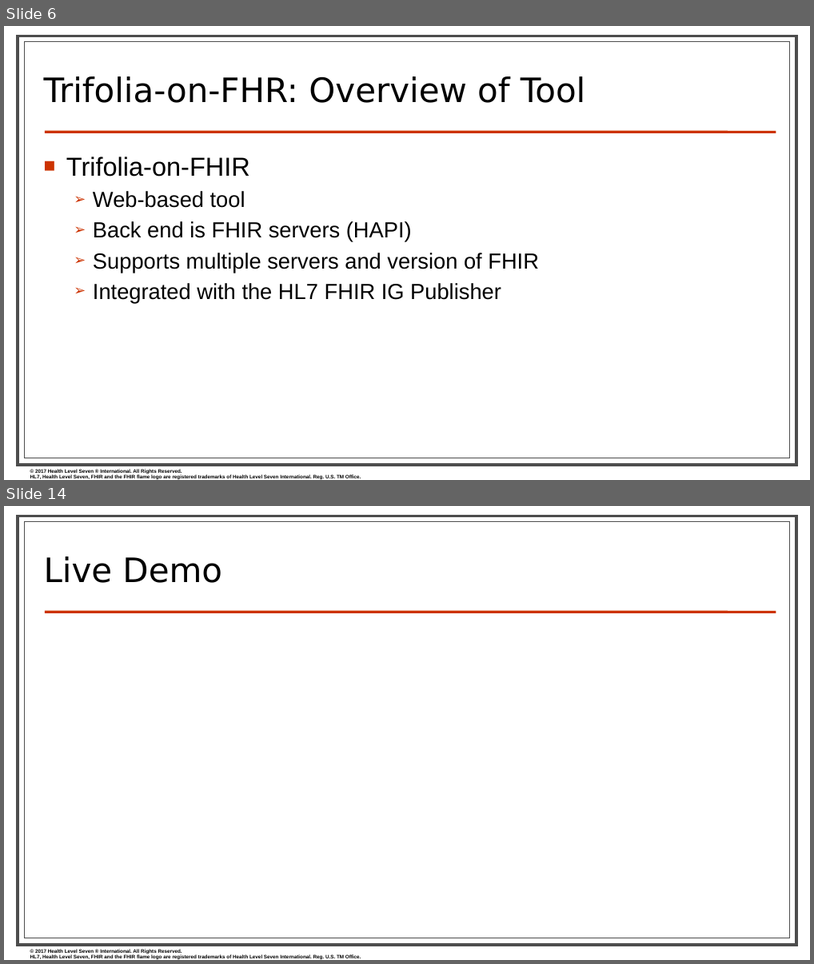
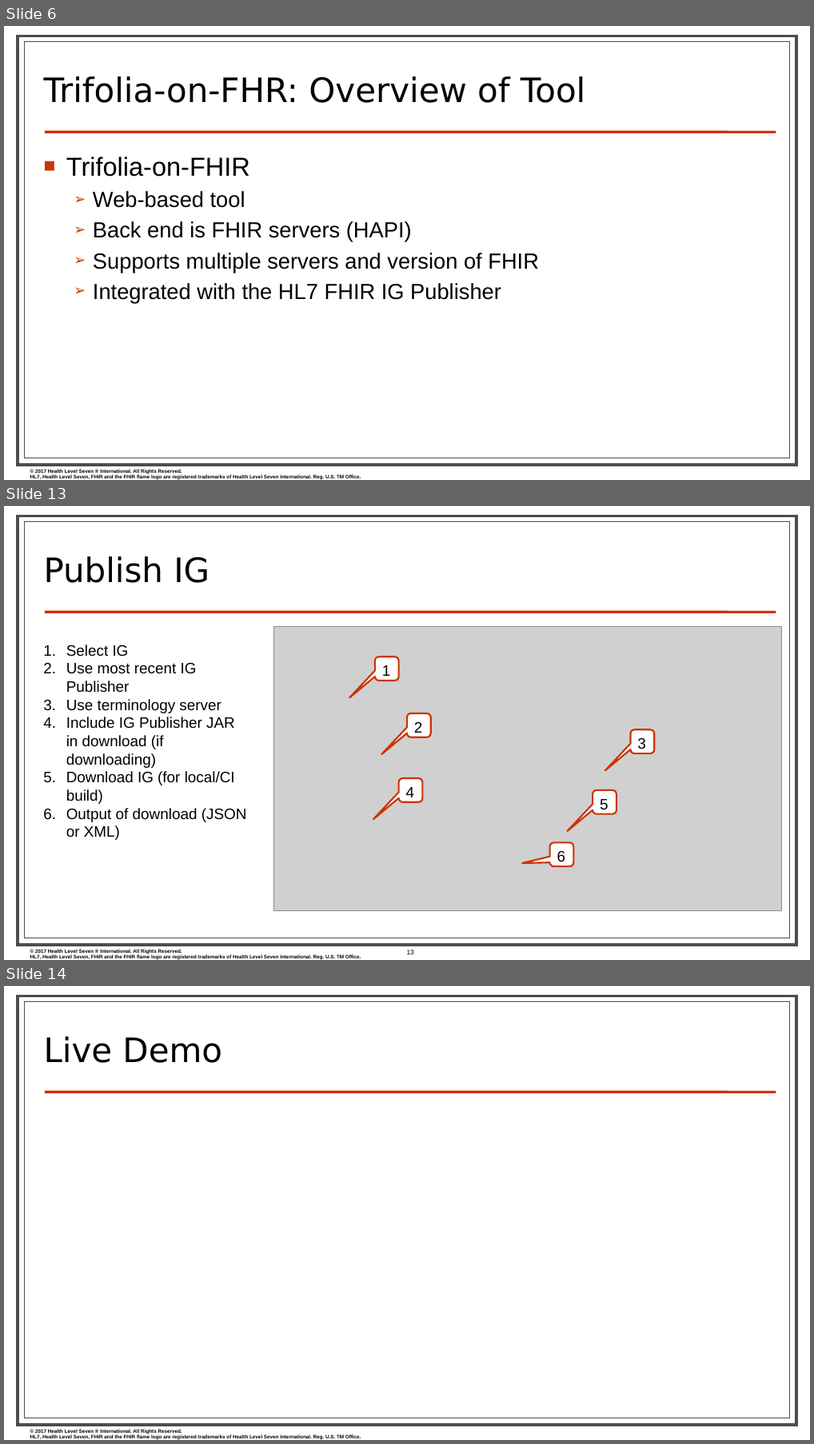
Before and after one commit to FHIR/documents, a slide deck: presentations/2019-09 IG Training/Using Trifolia-on-FHIR to Profile and Create FHIR IGs - Sarah.pptx. Shown one above the other, each under a label of ours: slides 6 and 14 before the commit, slides 6, 13 and 14 after it; the slides between them are not shown. The pictures are 814x964 and 814x1444 pixels, drawn with LibreOffice and Linux fonts; fonts in the diff are those of the drawing; grey boxes stand for pictures; background and template pictures are left out. Boxes give left, top, right and bottom in pixels: in the first picture for what was removed or moved away, otherwise in the second. Text is boxed around its words. In the diff, an @@ line names an element or a change of style, - is before the commit and + after.

```diff
--- a/presentations/2019-09 IG Training/Using Trifolia-on-FHIR to Profile and Create FHIR IGs - Sarah.pptx
+++ b/presentations/2019-09 IG Training/Using Trifolia-on-FHIR to Profile and Create FHIR IGs - Sarah.pptx
@@ slide 13 added at box(4, 506, 810, 960), background #FFFFFF; not listed: 4 template elements that a slide beside it also shows @@
@@ title added at box(44, 556, 210, 583), 40 pt, text #000000 @@
+Publish IG
@@ text added at box(66, 644, 247, 840), 18 pt, text #000000 @@
+1. Select IG
+2. Use most recent IG Publisher
+3. Use terminology server
+4. Include IG Publisher JAR in download (if downloading)
+5. Download IG (for local/CI build)
+6. Output of download (JSON or XML)
@@ picture added at box(274, 626, 782, 910) @@
@@ rounded speech box added at box(375, 656, 399, 680), fill #FFFFFF, outline #CC3300 2 pt, 18 pt, text #000000 @@
+1
@@ rounded speech box added at box(407, 713, 431, 737), fill #FFFFFF, outline #CC3300 2 pt, 18 pt, text #000000 @@
+2
@@ rounded speech box added at box(630, 729, 654, 753), fill #FFFFFF, outline #CC3300 2 pt, 18 pt, text #000000 @@
+3
@@ rounded speech box added at box(399, 778, 422, 802), fill #FFFFFF, outline #CC3300 2 pt, 18 pt, text #000000 @@
+4
@@ rounded speech box added at box(594, 790, 617, 813), fill #FFFFFF, outline #CC3300 2 pt, 18 pt, text #000000 @@
+5
@@ rounded speech box added at box(550, 842, 574, 866), fill #FFFFFF, outline #CC3300 2 pt, 18 pt, text #000000 @@
+6
@@ page number added at box(407, 949, 414, 954), 8 pt, text #000000 @@
+13
```
Also in this commit, not shown: 5 slides changed, 3 other slides added, 4 slides removed.
